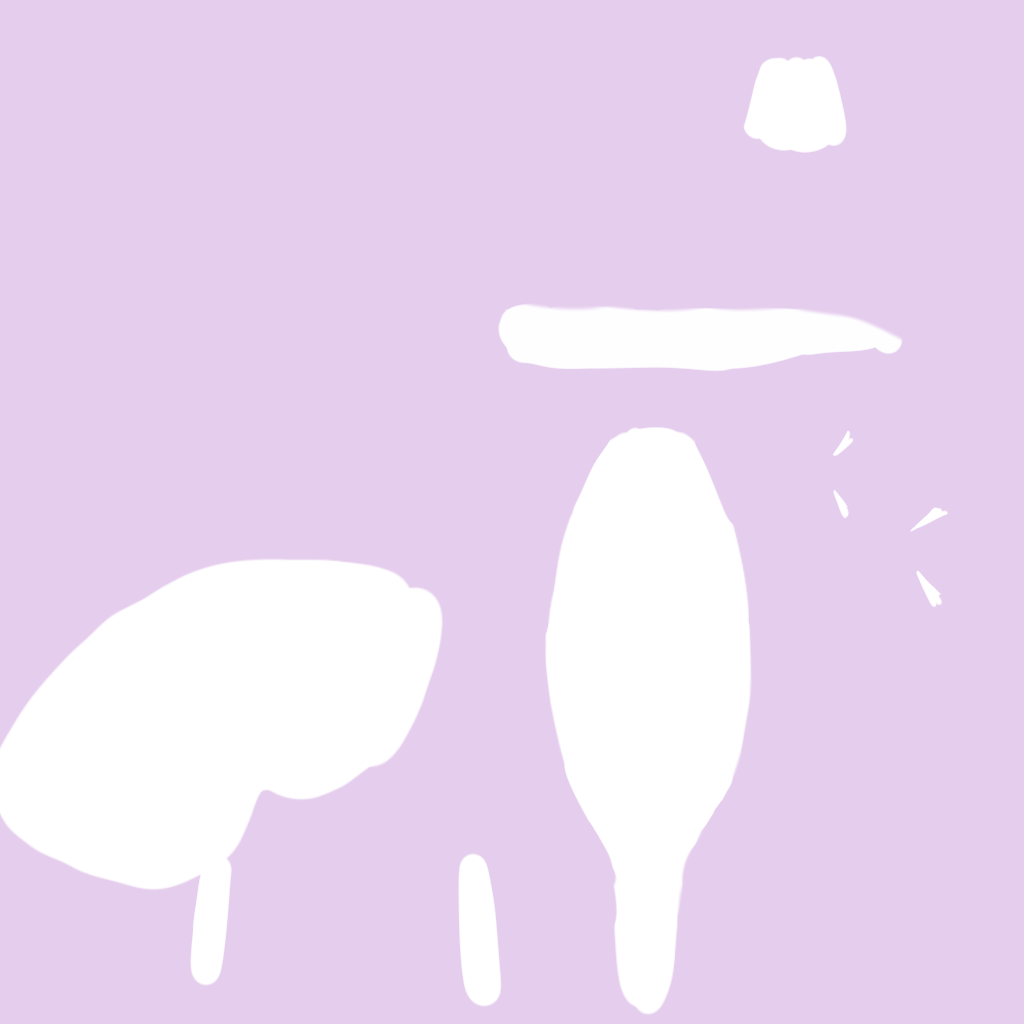
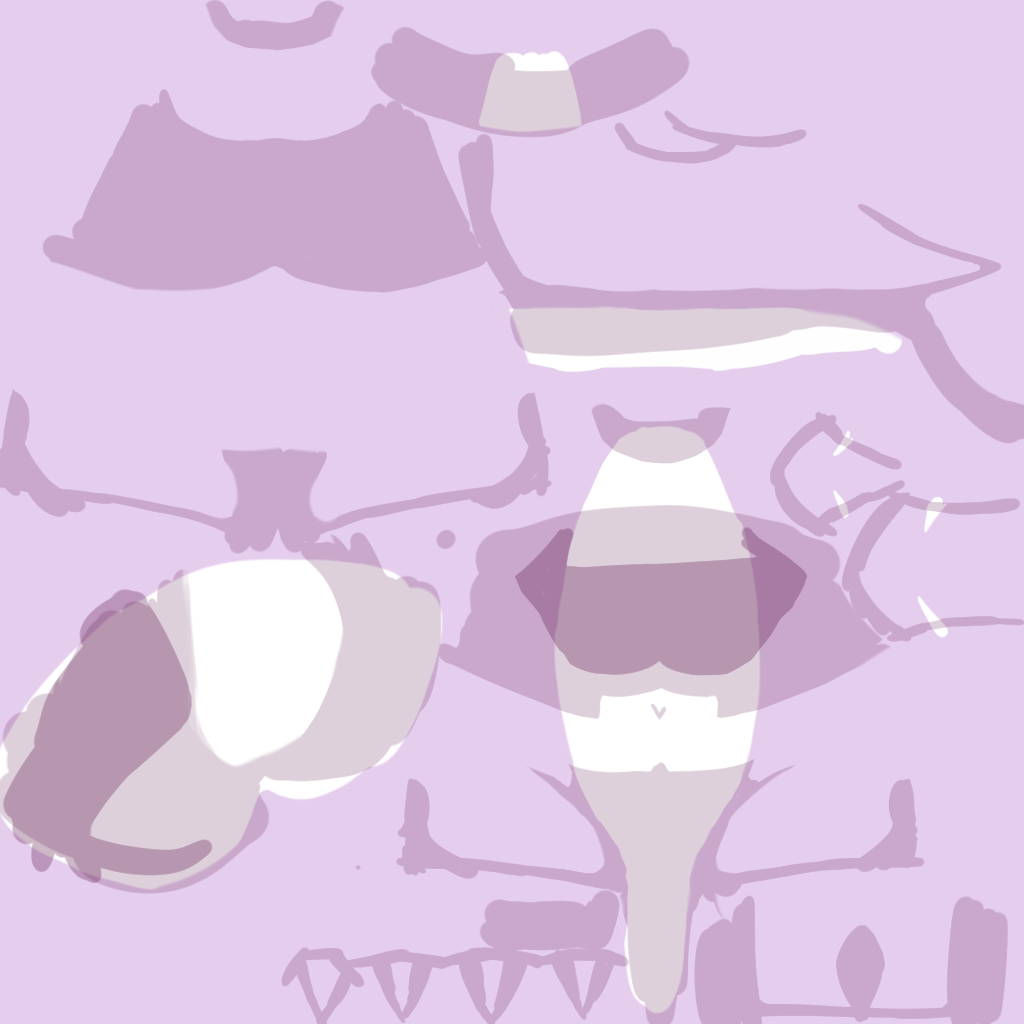
Layers edited between the first and the second w=1024, h=1024 image:
added layer "濃い影" (30%) above "影" over left=2, top=526, right=808, bottom=884
added layer "影" (20%) above "白肌" over left=0, top=0, right=1024, bottom=1024
painted on "白肌" over left=151, top=50, right=949, bottom=1016
